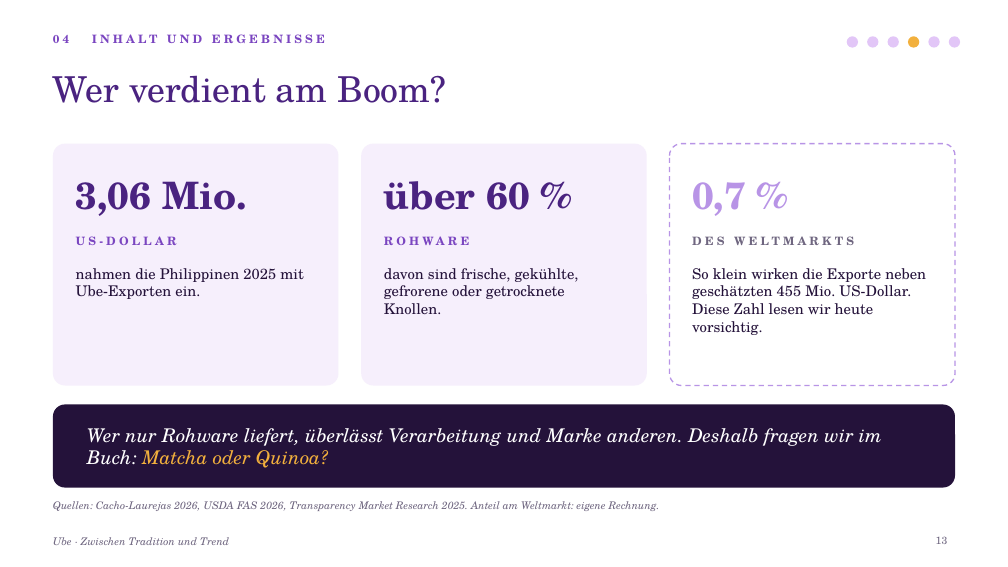
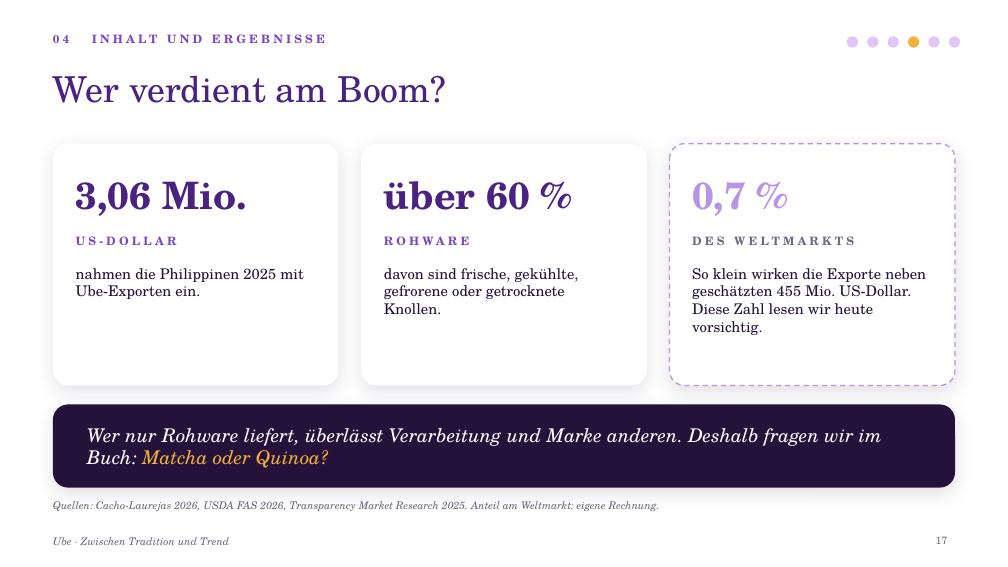
Before and after one commit to aezripeglow-collab/Ube-Sachbuch-Maturaarbeit, a slide deck: slide 17 of Ube Sachbuch Maturaarbeit/08 Präsentation/Ube_Maturapraesentation.pptx (slide 13 before the commit). Drawn at 1008x567 pixels with LibreOffice and Linux fonts; fonts in the diff are those of the drawing; background and template pictures are left out. Boxes give left, top, right and bottom in pixels: in the first picture for what was removed or moved away, otherwise in the second. Text is boxed around its words. In the diff, an @@ line names an element or a change of style, - is before the commit and + after.

```diff
--- a/Ube Sachbuch Maturaarbeit/08 Präsentation/Ube_Maturapraesentation.pptx
+++ b/Ube Sachbuch Maturaarbeit/08 Präsentation/Ube_Maturapraesentation.pptx
@@ rounded rectangle at [53,144,339,386]: fill #F6EFFC to #FFFFFF; shadow on; proportions changed @@
@@ rounded rectangle at [361,144,647,386]: fill #F6EFFC to #FFFFFF; shadow on; proportions changed @@
@@ rounded rectangle at [670,144,956,386]: shadow on; proportions changed @@
@@ rounded rectangle at [53,405,955,488]: shadow on; proportions changed @@
@@ page number at [936,536,948,544]: text changed @@
-13
+17
```
Also in this commit, not shown: 16 other slides changed, 6 slides added, 4 other files.
